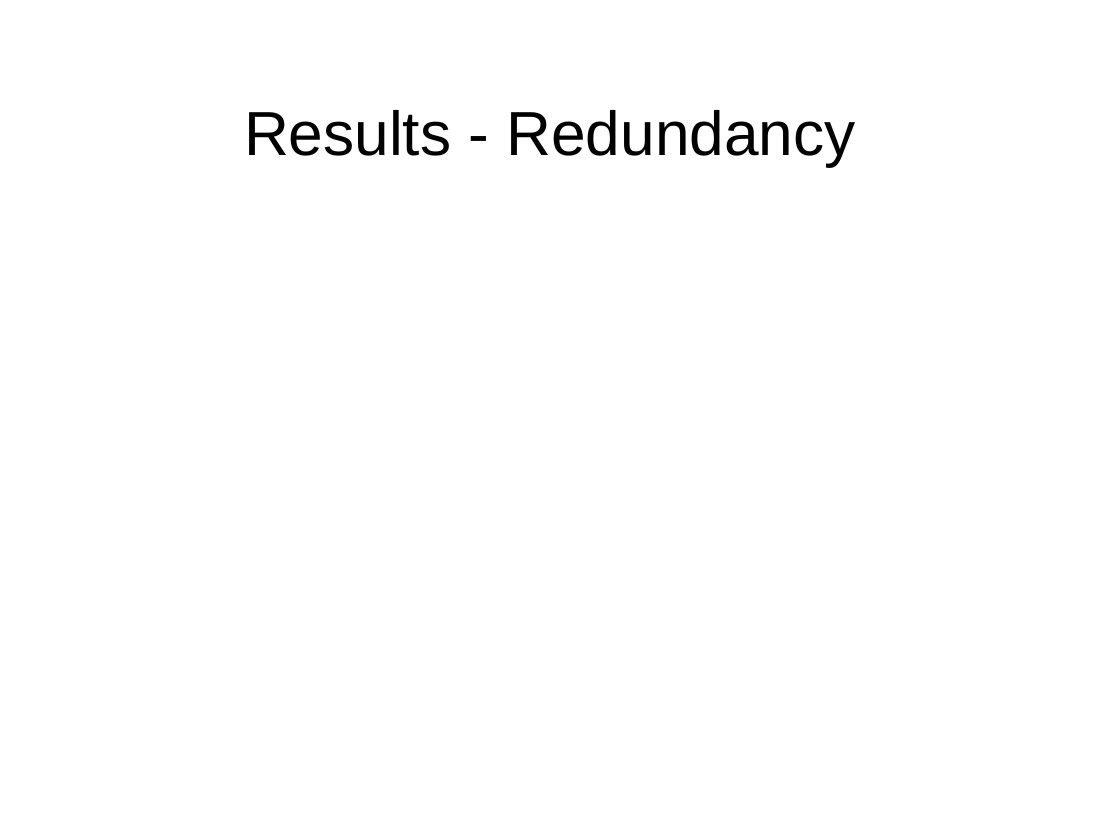
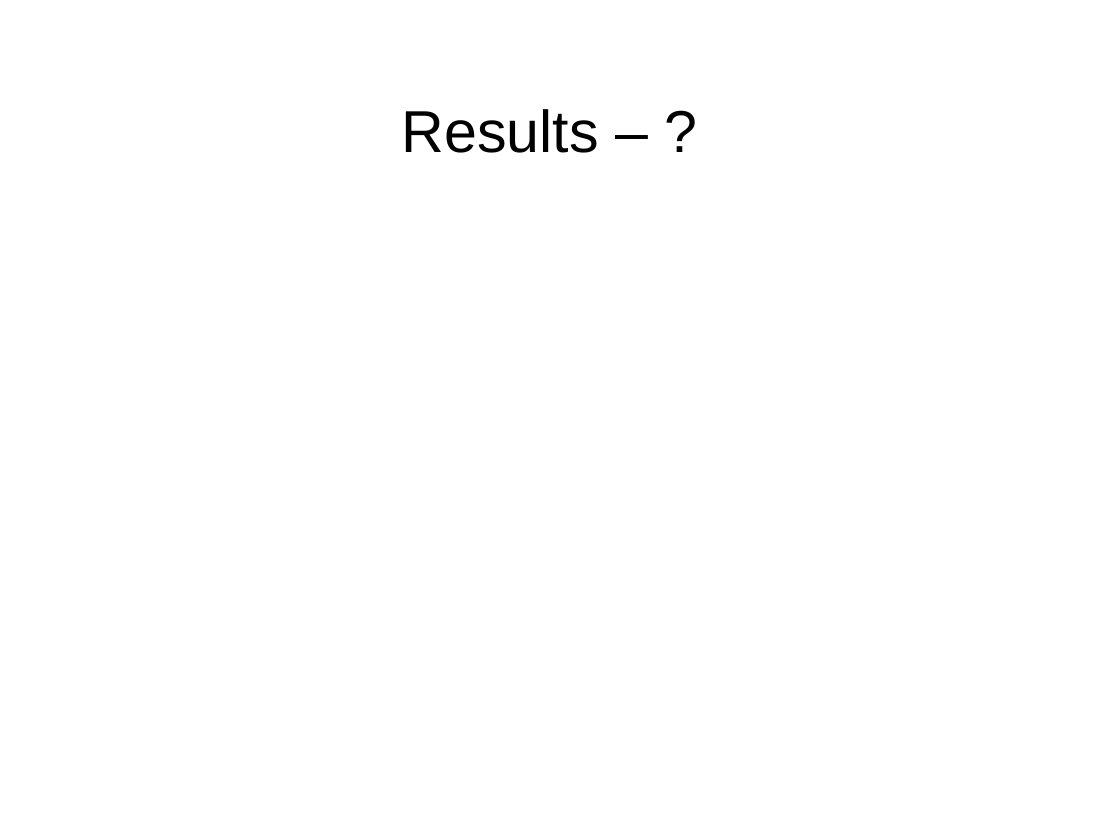
Before and after one commit to masomel/big-data-project, a slide deck: slide 12 of paper/Presentation_May17.ppt (slide 13 before the commit). Drawn at 1120x840 pixels with LibreOffice and Linux fonts; fonts in the diff are those of the drawing; background and template pictures are left out. Boxes give left, top, right and bottom in pixels: in the first picture for what was removed or moved away, otherwise in the second. Text is boxed around its words. In the diff, an @@ line names an element or a change of style, - is before the commit and + after.

```diff
--- a/paper/Presentation_May17.ppt
+++ b/paper/Presentation_May17.ppt
@@ title at (x1=402, y1=109, x2=599, y2=153): text changed; size 40 to 38 pt @@
-Results - Redundancy
+Results – ?
```
Also in this commit, not shown: 3 other slides changed, 4 slides added, 5 slides removed.
